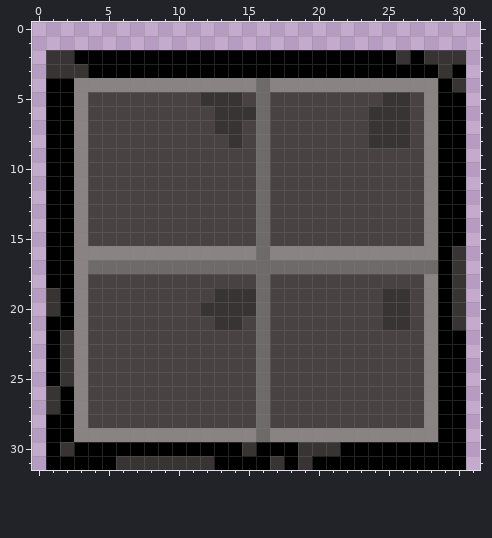
Two versions of one pixel-art sprite, graphic/player/Inventory.png. Above, as it was before the edit.
The file is 32x32 pixels.
After:
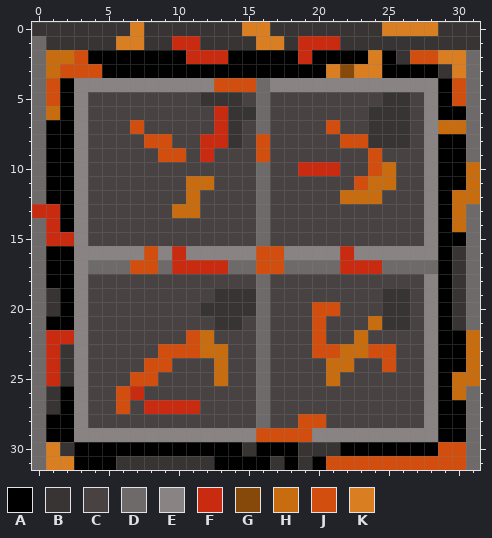
Palette (. is transparent): A #000000  B #393434  C #484242  D #6e6a6a  E #8a8383  F #c82b0f  G #86490a  H #c86d0f  J #d14e0e  K #d97e21
The edit:
Colour B is added in row 0 at x 0 to 6, 8 to 14, 17 to 24 and 29 to 31; in row 1 at x 1 to 5, 8 to 9, 12 to 15, 18 and 22 to 31.
Colour D is added in row 1 at x 0; in rows 2 to 9 at x 0 and 31; in rows 10 to 12 at x 0; in row 13 at x 31; in rows 14 to 21 at x 0 and 31; in rows 22 to 25 at x 0.
Colour D is added in rows 26 to 31 at x 0 and 31.
Colour F is added in row 1 at x 10 to 11 and 19 to 21; in row 13 at x 0.
Colour F replaces colour A in row 2 at x 11 to 13 and 19; in rows 13 to 14 at x 1; in row 15 at x 1 to 2; in rows 22 to 25 at x 1.
Colour F replaces colour B in rows 6 to 7 at x 13; in row 22 at x 2.
Colour F replaces colour C in row 8 at x 12 to 13; in row 9 at x 12; in row 10 at x 19 to 21; in row 26 at x 7; in row 27 at x 8 to 11.
Colour F replaces colour D in row 17 at x 10 to 13 and 22 to 24.
Colour F replaces colour E in row 16 at x 10 and 22.
Colour G replaces colour A in row 3 at x 22.
Colour H is added in rows 10 to 12 at x 31; in rows 22 to 25 at x 31.
Colour H replaces colour A in row 6 at x 1; in row 7 at x 29 to 30; in rows 12 to 14 at x 30; in rows 25 to 26 at x 30.
Colour H replaces colour B in row 2 at x 1 to 2; in row 3 at x 1.
Colour H replaces colour C in row 10 at x 25; in row 11 at x 11 to 12 and 24 to 25; in row 12 at x 11 and 22 to 24; in row 13 at x 10 to 11; in row 21 at x 24; in row 22 at x 12 and 23.
Colour H replaces colour C in row 23 at x 12 to 13 and 22 to 23; in row 24 at x 13 and 21 to 22; in row 25 at x 13 and 21.
Colour J replaces colour A in row 2 at x 3 and 27; in row 3 at x 4; in row 4 at x 1; in row 5 at x 1 and 30; in row 30 at x 29 to 30; in row 31 at x 21 to 30.
Colour J replaces colour B in row 2 at x 28; in row 3 at x 2 to 3; in row 4 at x 30.
Colour J replaces colour C in row 7 at x 7 and 21; in row 8 at x 8 to 9 and 22 to 23; in row 9 at x 9 to 10 and 24; in row 10 at x 24; in row 11 at x 23; in row 20 at x 20 to 21.
Colour J replaces colour C in row 21 at x 20; in row 22 at x 11 and 20; in row 23 at x 9 to 11, 20 to 21 and 24 to 25; in row 24 at x 8 to 9 and 25; in row 25 at x 7 to 8; in rows 26 to 27 at x 6.
Colour J replaces colour C in row 28 at x 19 to 20.
Colour J replaces colour D in rows 8 to 9 at x 16; in row 16 at x 16; in row 17 at x 7 to 8 and 16 to 17; in row 29 at x 16.
Colour J replaces colour E in row 4 at x 13 to 15; in row 16 at x 8 and 17; in row 29 at x 17 to 19.
Colour K is added in row 0 at x 7, 15 to 16 and 25 to 28; in row 1 at x 6 to 7 and 16 to 17.
Colour K replaces colour A in row 2 at x 24; in row 3 at x 21, 23 to 24 and 30; in row 30 at x 1; in row 31 at x 1 to 2.
Colour K replaces colour B in row 2 at x 29 to 30.
